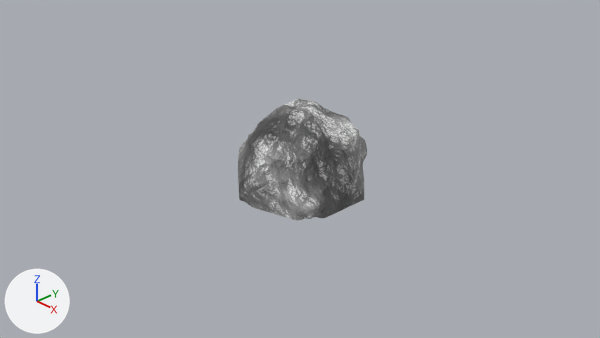
The Blender file Content/Artwork/Blend/rock2.blend as it was, and as the next commit left it.
Before and after are seen from the file's camera 'Camera'. Arrows for +X, +Y and +Z are at lower left; the lights stay in place.
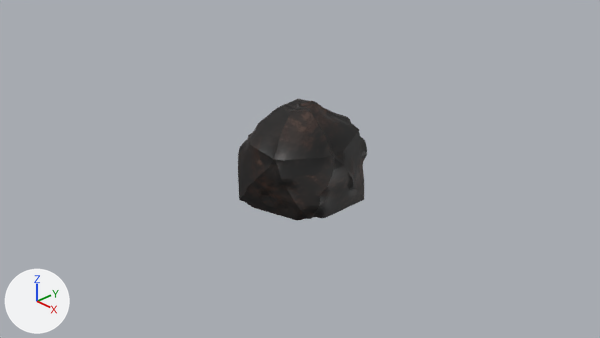
Boxes [x1, y1, x2, y2] around the edits, measured in the pictures (600 x 338 px):
'Icosphere', surface changed (grey to black): [238, 99, 367, 220] in both

Diff of the bpy script that builds the scene:
```diff
--- a/Content/Artwork/Blend/rock2.blend.py
+++ b/Content/Artwork/Blend/rock2.blend.py
@@ img_rocktexture_2_png @@
+img_rocktexture_2_png = load_image('rocktexture-2.png', 'rocktexture-2.png', 700, 700, 'sRGB')
@@ mat_material_002 @@
 mat_material_002 = principled_material('Material.002')
-mat_material_002.texture = img_rocktexture_png
+mat_material_002.texture = img_rocktexture_2_png
```
